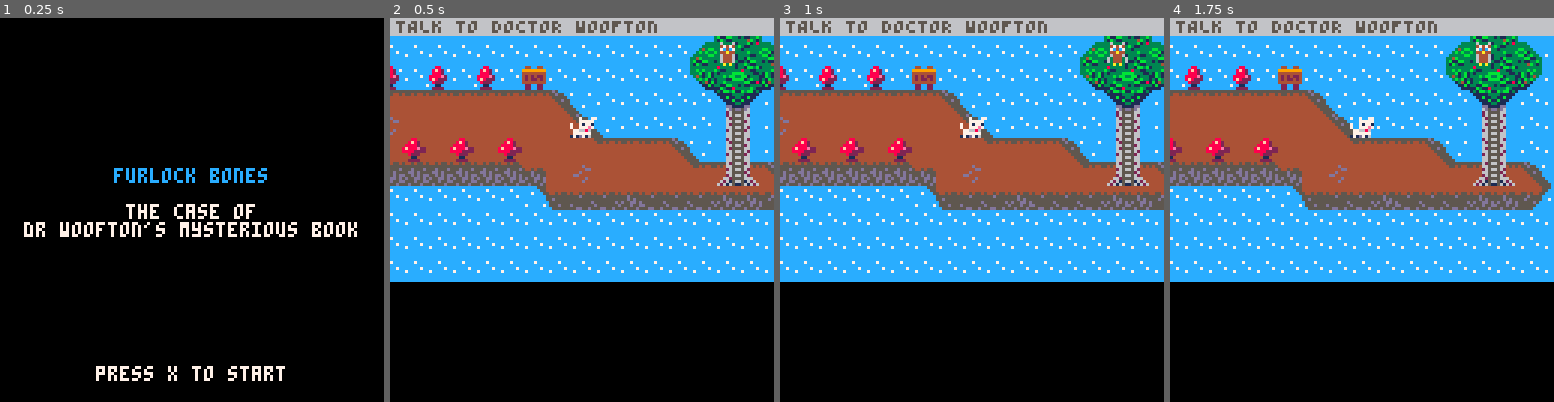
Above: before the commit, frames 1-4 (left to right).
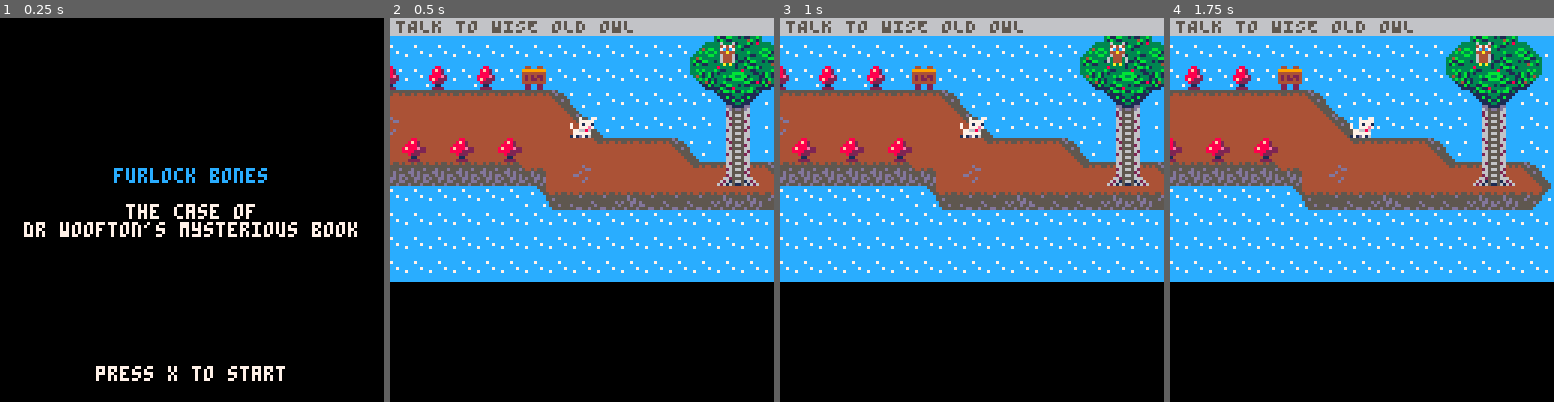
Above: after the commit, the same moments.

Repository: Mackeriah/FurlockBones-game
Game: PICO-8 cartridge furlock bones.p8
Same seed, same stepped clock (60 frames per second), same inputs: the game is played once before the commit and once after it.
Inputs:
- Up to frame 1 (0.25 s): no input
- Up to frame 2 (0.5 s): tap X (X key) at 0.33 s
- Up to frame 3 (1 s): tap O (Z key) at 0.7 s
- Up to frame 4 (1.75 s): tap X (X key) at 1.07 s; hold Right from 1.6 s (still down); tap O (Z key) at 1.7 s

Frame 1 is identical in both runs. In frame 2, 0.5% of the frame differs, in the area x 27-70%, y 0-4%; in frame 3, 0.5%; in frame 4, 0.5%.

Commit message:
owl library text
#clumsy

Diff:
--- a/furlock bones.p8
+++ b/furlock bones.p8
@@ -31,6 +31,8 @@
 	poke(0x5f5c, 255) -- this means a held button (btnp) only registers once
 	init_objective()
 	lost_animals()
+	shakeAmount = 0
+	objective.current = "TALK TO WISE OLD OWL"
 end
 
 function init_music()
@@ -58,6 +60,7 @@
 			check_character_collision()
 			doMapStuff()
 			newsigncollision()
+			if owlInLibrary == true then owl_knocking_stuff_over_in_library() end
 		end
 	else -- if on menu then start game
 		if (btnp(❎)) then activeGame = true end
@@ -68,7 +71,9 @@
 	cls()
 	if activeGame == false then draw_menu() else draw_game() end
 	-- player.x-20,player.y-20,8
-	--print("convo: "..conversation_state,player.x-20,player.y-20,8)
+	--print("itemsBroken: "..itemsBroken,player.x-20,player.y-20,8)
+	--print("owlTime: "..owlTime)
+	--print("owlWait: "..owlWait)
 	-- print("sign1",player.x-20,player.y-20,8)
 end
 
@@ -96,14 +101,42 @@
 			wordgame_draw_chosen_question_and_answers()
 		end
 	else
-		camera(camera_x,camera_y) -- run before map to avoid wordgame stutter
+		if shakeAmount < .3 then
+			camera(camera_x,camera_y) -- run before map to avoid wordgame stutter
+		end
 		map(0,0,0,0,128,32) -- draw current map
 		draw_objective()
 		draw_characters()
 		if conversation.active == true then draw_conversation()	end
-	end
-end
-
+
+		if owlInLibrary == true then
+			owlLookingForBook()
+		end
+	end
+end
+
+function owlLookingForBook()
+	if itemsBroken == 1 then
+		print("whoops!", owl.x+15, owl.y+30, 0)
+	end
+	if itemsBroken == 2 then
+		print("probably didn't", owl.x-60, owl.y+20, 0)
+		print("need that anyway", owl.x-60, owl.y+26, 0)
+	end
+	if itemsBroken == 3 then
+		print("hurrumph!", owl.x-35, owl.y+17, 0)
+	end
+	if itemsBroken == 4 then
+		print("ah", owl.x+30, owl.y+10, 0)
+		print("sugar", owl.x+30, owl.y+16, 0)
+		print("lumps!", owl.x+30, owl.y+22, 0)
+	end
+	if itemsBroken == 5 then
+		print("oops", owl.x-45, owl.y+6, 0)
+		print("sorry", owl.x-40, owl.y+12, 0)
+		print("mother!", owl.x-30, owl.y+18, 0)
+	end
+end
 
 function lost_animals()
 	animal = {}
@@ -182,6 +215,7 @@
 					if (btnp(❎)) then
 						conversation_state = "none"
 						showDoor = true
+						owlInLibrary = true
 					end
 				else
 					new_conversation({"hurrumph!","can't you see i was","doing my exercises?"})
@@ -832,6 +865,10 @@
 	owl.time = 0
 	owl.wait = 0.5
 	showDoor = false
+	owlTime = 0
+	owlWait = 2
+	owlInLibrary = false
+	itemsBroken = 0 -- used when owl is shaking screen brekaing stuff in library
 end
 
 function owl_collision(playerx,playery,charx,chary)
@@ -1013,6 +1050,37 @@
 		musicState = 'level1'
 	end
 end
+
+function screen_shake()
+	local x_shake = rnd(shakeAmount) - (shakeAmount / 2)
+	local y_shake = rnd(shakeAmount) - (shakeAmount / 2)
+
+	-- shake camera
+	camera(camera_x + x_shake, camera_y + y_shake)
+
+	-- reduce shake
+	shakeAmount *= .9
+	if shakeAmount < .3 then shakeAmount = 0 end
+end
+
+function owl_knocking_stuff_over_in_library()
+	if shakeAmount > 0 then screen_shake() end
+	if time() >= owlWait then
+		if itemsBroken < 5 then
+			owlTime = time()
+			if itemsBroken == 4 then
+				shakeAmount += 100
+			else
+				shakeAmount += 10
+			end
+			owlWait = time() + 2
+			itemsBroken += 1
+		else
+			owlInLibrary = false
+		end
+	end
+end
+
 
 -- map strings
 owen="qa_?ce-?ja-?ciqabaaadmaadm-?ea6ace-?ea-aam-aa2-?ca6a??qc?pqba2aaam-aaaabay6bf<5caqabaa6bfaaaeqaaa2aaaqab?laaguaaaqab?taaeaaa?l6bf<)aa<)bea6bgaaafu-?daabe<?aa<)ag<pda<?ag<)aa2-?1a-b?}aai2-b?)aai6-?c2-?ja-?c6aca"
Not shown, added: shootingstar-2.p8.png
